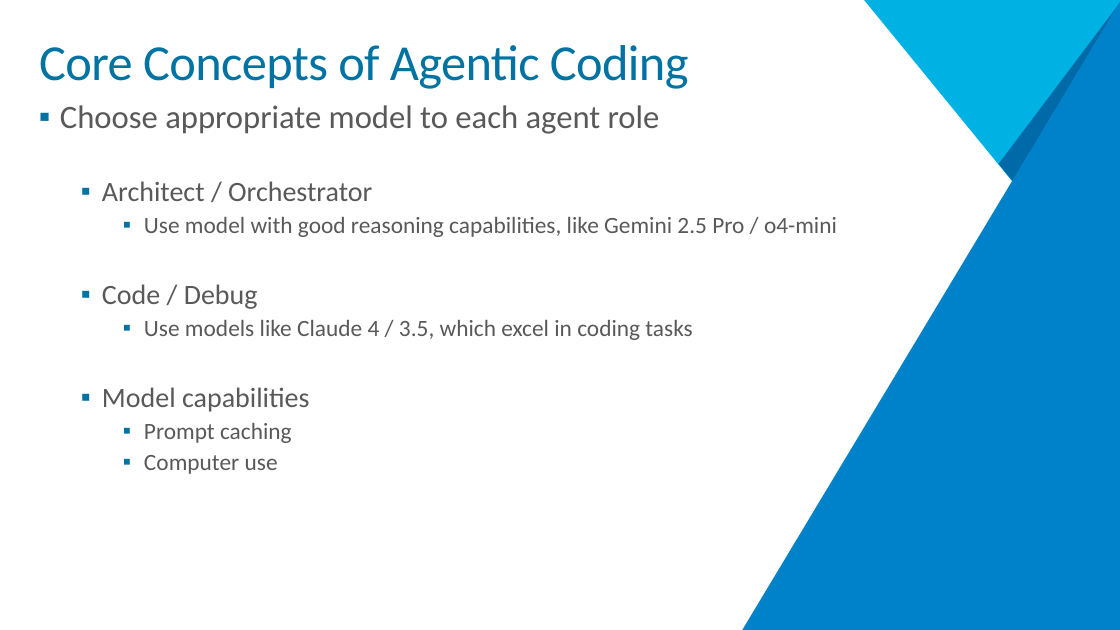
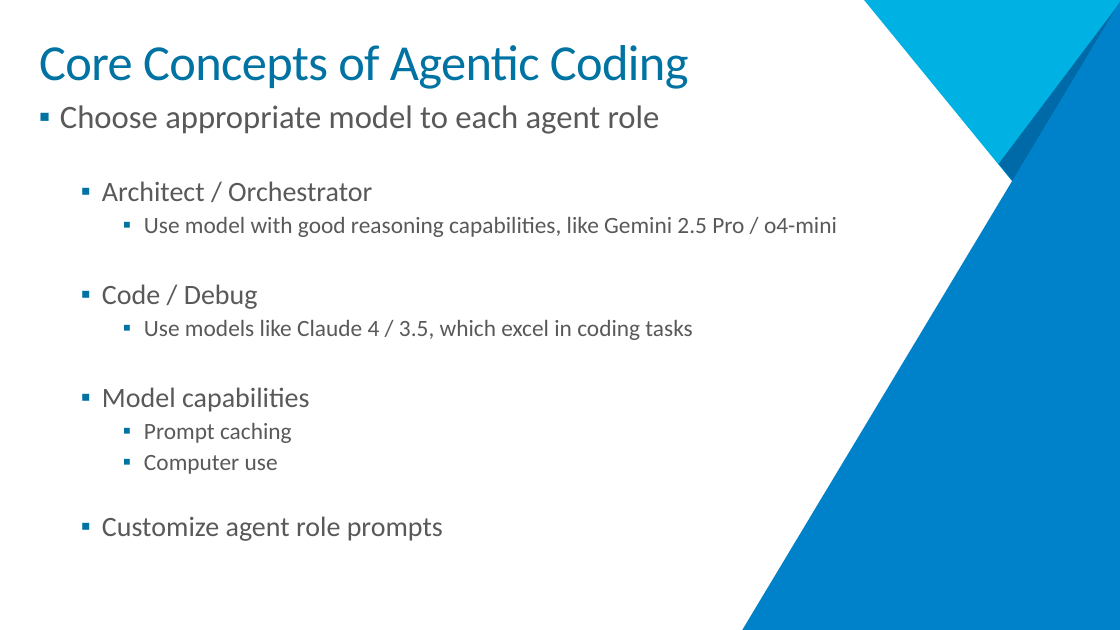
Before and after one commit to MarkG/architecture-next-2025, a slide deck: slide 9 of presentation/Vibe Coding.pptx (slide 8 before the commit). Drawn at 1120x630 pixels with LibreOffice and Linux fonts; fonts in the diff are those of the drawing; background and template pictures are left out. Boxes give left, top, right and bottom in pixels: in the first picture for what was removed or moved away, otherwise in the second. Text is boxed around its words. In the diff, an @@ line names an element or a change of style, - is before the commit and + after.

```diff
--- a/presentation/Vibe Coding.pptx
+++ b/presentation/Vibe Coding.pptx
@@ text at <box>102,516,443,541</box>: paragraph added @@
+  ▪ Customize agent role prompts
```
Also in this commit, not shown: 4 other slides changed, 3 slides added, 1 slide removed.
